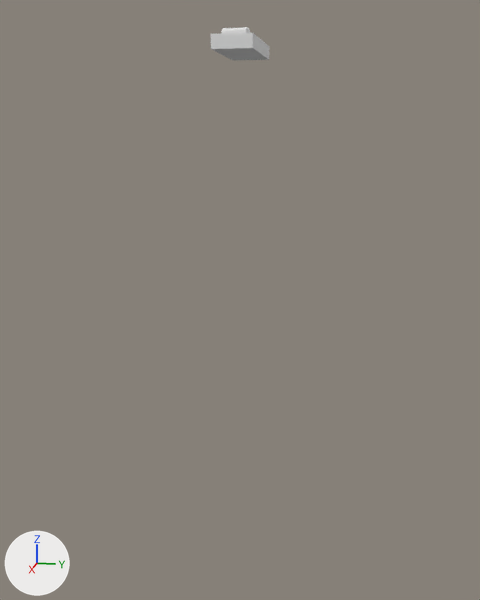
Two versions of the FBX model Assets/throttle.fbx, one commit apart.
The view is the same before and after, from a 50 mm lens placed at (17.75, 5.27, -1.11), pointed at (0.8, 1.88, -5.34). Lighting does not change. The marker at lower left points along +X, +Y and +Z. Where no turn or scale is listed for an object, it has been applied to the vertices.

The first picture shows 'Throttle'.
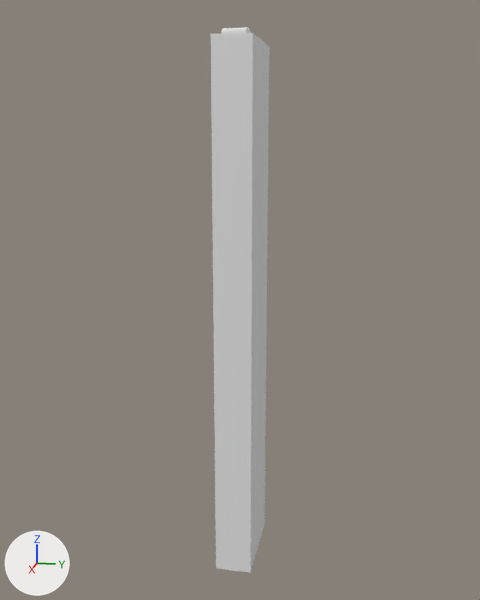
Pixel boxes (x1, y1, x2, y2) of what changed, in the pictures (480 x 600 px; the box of a moved part takes in the faces that stretch with it):
'Throttle', reshaped (1832% taller)
    before: (211, 33, 269, 60)
    after: (211, 33, 269, 573)
part 1 of me_cube_004, moved or reshaped
    before: (211, 45, 269, 60)
    after: (211, 45, 269, 573)

The change in detail:
me_cube_004 has 48 vertices, 46 faces and spans x -1.41..1.0, y -0.48..0.5, z -1.0..-0.67.
me_cube_004 is used by ob_throttle; location (1.08, 1.93, 1.83).
me_cube_004 part 1: all 16 vertices in x -1.41..1.0, y -0.48..0.5, z -1.0 are moved by (0.0, 0.0, -13.52).
